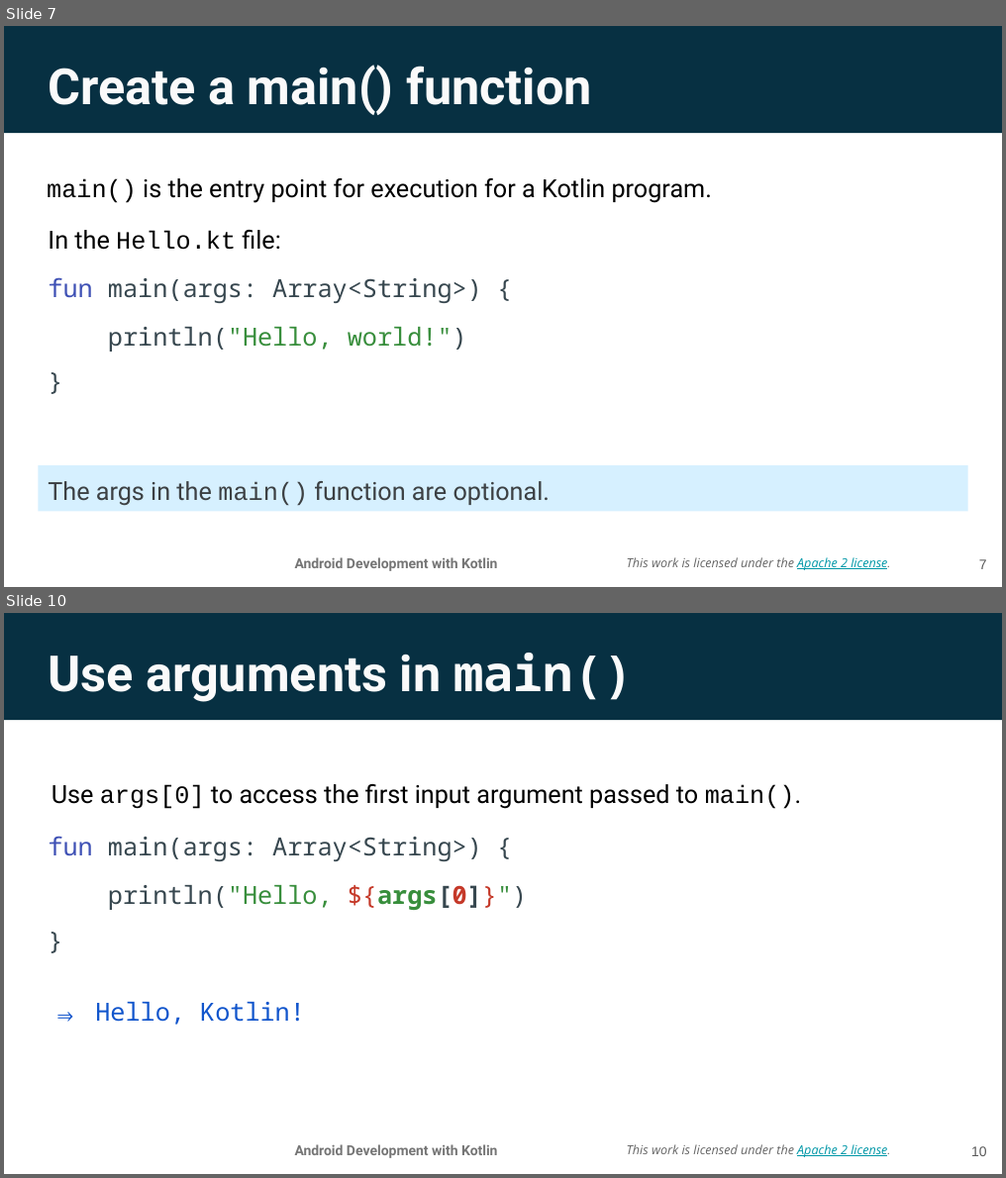
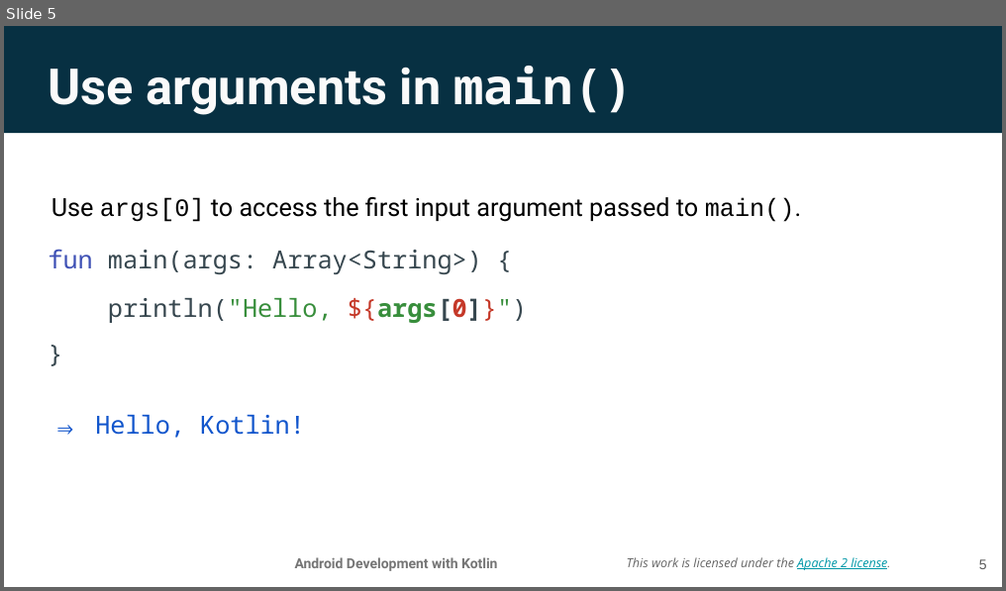
Before and after one commit to aadityaguptaa/Android-Bootcamp-PSNA, a slide deck: Day-0/Lesson 2_ Functions.pptx. Shown one above the other, each under a label of ours: slides 7 and 10 before the commit, slide 5 after it; the slides between them are not shown. The pictures are 1006x1178 and 1006x591 pixels, drawn with LibreOffice and Linux fonts; fonts in the diff are those of the drawing; background and template pictures are left out. Boxes give left, top, right and bottom in pixels: in the first picture for what was removed or moved away, otherwise in the second. Text is boxed around its words. In the diff, an @@ line names an element or a change of style, - is before the commit and + after.

```diff
--- a/Day-0/Lesson 2_ Functions.pptx
+++ b/Day-0/Lesson 2_ Functions.pptx
@@ slide 7 removed at [4,26,1002,587], background picture (left out); not listed: 3 template elements that a slide beside it also shows @@
@@ title removed at [48,65,592,115] @@
-Create a main() function
@@ text removed at [47,178,712,203] @@
-main() is the entry point for execution for a Kotlin program.
@@ text removed at [48,230,482,352] @@
-In the Hello.kt file:
-fun main(args: Array<String>) {
-println("Hello, world!")
-}
@@ rectangle removed at [38,467,968,512] @@
-The args in the main() function are optional.
@@ page number removed at [979,560,987,570] @@
-7
@@ what was slide 10 is now slide 5 @@
@@ page number at [979,560,987,570]: text changed @@
-10
+5
```
Also in this commit, not shown: 4 slides changed, 4 other slides removed.
